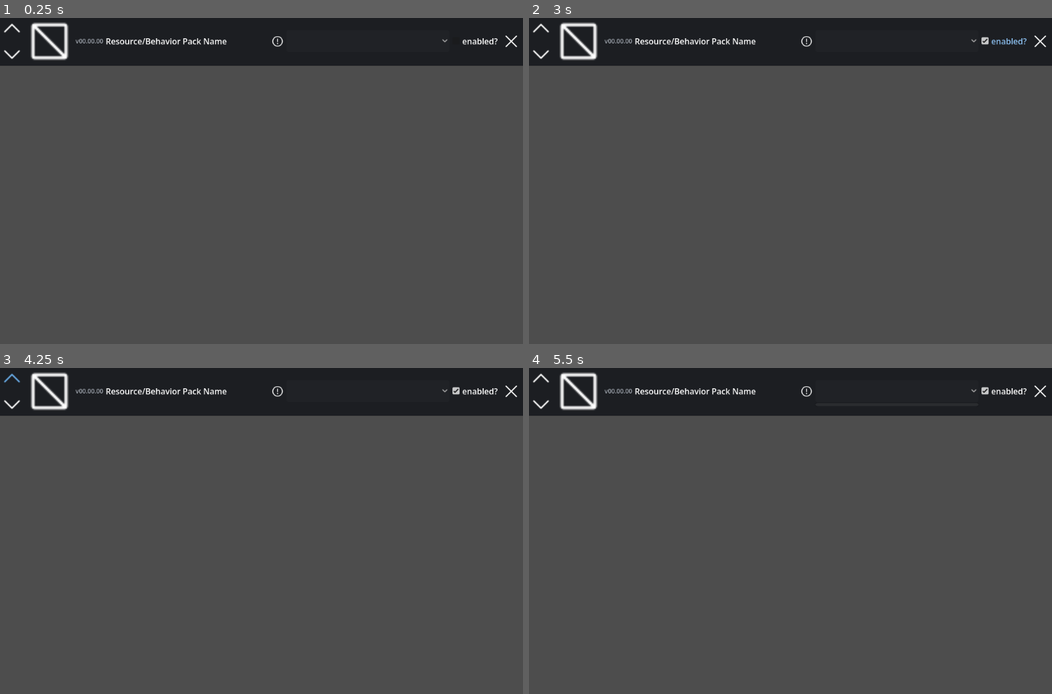
Above: before the commit, frames 1-4 (two rows, left to right).
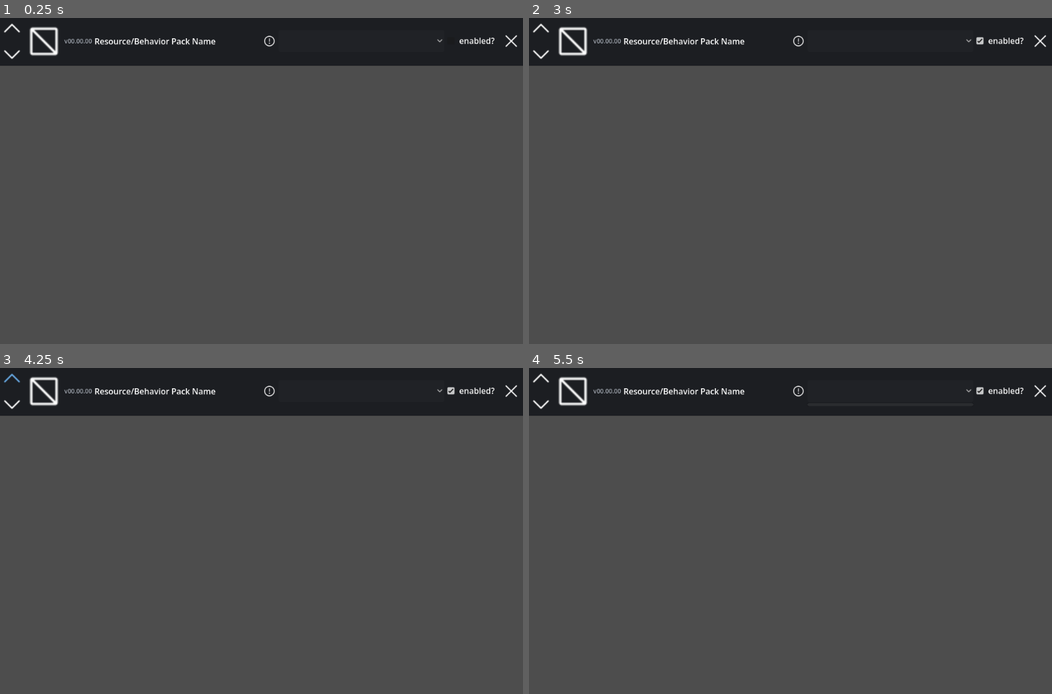
Above: after the commit, the same moments.

Repository: DragonTech26/BDSAddonManager
Game: Godot game, scene res://src/scenes/pack_item.tscn
Same seed, same stepped clock (60 frames per second), same inputs: the game is played once before the commit and once after it. This scene is started directly instead of the project's main scene.
Inputs (mouse positions are in pixels of both pictures, inside the frame that each line leads up to; where the layout moved, square brackets give the same spot in the first picture):
- Up to frame 1 (0.25 s): no input
- Up to frame 2 (3 s): click (539, 27) at 0.5 s; click (539, 53) at 1.25 s; click (889, 40) [895, 40] at 2 s; click "enabled?" at 2.75 s
- Up to frame 3 (4.25 s): click (10, 377) at 3.5 s
- Up to frame 4 (5.5 s): click (539, 403) at 4.25 s; click (889, 390) [895, 390] at 5 s

The runs differ from the first frame. In frame 1, 1.2% of the frame differs, in the area x 5-99%, y 1-14%; in frame 2, 1.3%; in frame 3, 1.3%; in frame 4, 1.3%.
Error in both runs: Invalid access to property or key 'type' on a base object of type 'Nil'. (res://src/scripts/pack_item.gd:314)

Commit message:
Seperate checkbox label on pack item and some minor UI tweaks

Diff:
--- a/src/scenes/pack_item.tscn
+++ b/src/scenes/pack_item.tscn
@@ -36,6 +36,7 @@
 
 [node name="VBoxContainer" type="VBoxContainer" parent="MarginContainer/HBoxContainer" unique_id=819626569]
 layout_mode = 2
+size_flags_vertical = 4
 
 [node name="UpButton" type="Button" parent="MarginContainer/HBoxContainer/VBoxContainer" unique_id=756618439]
 custom_minimum_size = Vector2(45, 45)
@@ -69,15 +70,17 @@
 texture = ExtResource("4_kn27u")
 
 [node name="PackIcon" type="TextureRect" parent="MarginContainer/HBoxContainer" unique_id=1778321137]
-custom_minimum_size = Vector2(64, 64)
+custom_minimum_size = Vector2(72, 72)
 layout_mode = 2
+size_flags_vertical = 4
 mouse_default_cursor_shape = 2
 texture = ExtResource("1_0j157")
 expand_mode = 3
 
 [node name="VersionLabel" type="RichTextLabel" parent="MarginContainer/HBoxContainer" unique_id=615492378]
-custom_minimum_size = Vector2(48, 0)
+custom_minimum_size = Vector2(48, 45)
 layout_mode = 2
+size_flags_vertical = 4
 theme_override_font_sizes/normal_font_size = 12
 text = "v00.00.00"
 fit_content = true
@@ -87,7 +90,7 @@
 vertical_alignment = 1
 
 [node name="NameLabel" type="RichTextLabel" parent="MarginContainer/HBoxContainer" unique_id=622504367]
-custom_minimum_size = Vector2(140, 16)
+custom_minimum_size = Vector2(140, 45)
 layout_mode = 2
 size_flags_horizontal = 3
 size_flags_vertical = 4
@@ -95,10 +98,12 @@
 text = "Resource/Behavior Pack Name"
 fit_content = true
 scroll_active = false
+vertical_alignment = 1
 
 [node name="DependencyInfo" type="TextureRect" parent="MarginContainer/HBoxContainer" unique_id=386730492]
 custom_minimum_size = Vector2(25, 25)
 layout_mode = 2
+size_flags_vertical = 4
 tooltip_text = "This pack may require a dependency to work properly!"
 mouse_default_cursor_shape = 16
 texture = ExtResource("4_3vdsl")
@@ -116,19 +121,32 @@
 fit_to_longest_item = false
 
 [node name="CheckBox" type="CheckBox" parent="MarginContainer/HBoxContainer" unique_id=1752764625]
-custom_minimum_size = Vector2(36, 45)
+custom_minimum_size = Vector2(100, 45)
+layout_mode = 2
+size_flags_vertical = 4
+mouse_default_cursor_shape = 2
+icon_alignment = 1
+expand_icon = true
+
+[node name="RichTextLabel" type="RichTextLabel" parent="MarginContainer/HBoxContainer/CheckBox" unique_id=754161679]
+custom_minimum_size = Vector2(100, 0)
+layout_mode = 1
+anchors_preset = 15
+anchor_right = 1.0
+anchor_bottom = 1.0
+grow_horizontal = 2
+grow_vertical = 2
+offset_transform_enabled = true
+offset_transform_position = Vector2(24, -1)
+mouse_filter = 2
+text = "enabled?"
+vertical_alignment = 1
+
+[node name="DeleteButton" type="Button" parent="MarginContainer/HBoxContainer" unique_id=1766330339]
+custom_minimum_size = Vector2(44, 45)
 layout_mode = 2
 size_flags_horizontal = 8
 size_flags_vertical = 4
-mouse_default_cursor_shape = 2
-text = "enabled?"
-icon_alignment = 1
-expand_icon = true
-
-[node name="DeleteButton" type="Button" parent="MarginContainer/HBoxContainer" unique_id=1766330339]
-custom_minimum_size = Vector2(44, 0)
-layout_mode = 2
-size_flags_horizontal = 8
 mouse_default_cursor_shape = 2
 flat = true
 
